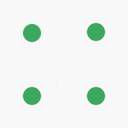
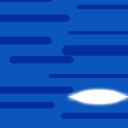
Comparing the layer stacks of the two 128 × 128 images. Changes:
removed layer "Ellipse 1 copy 9" over (23, 24, 41, 42)
removed layer "Ellipse 1 copy 8" over (87, 23, 105, 41)
removed layer "Ellipse 1 copy 7" over (87, 87, 105, 105)
removed layer "Ellipse 1 copy 6" over (23, 87, 41, 105)
added layer "Shape 11" (soft light, 69%) above "Shape 13" over (0, 0, 128, 119)
added layer "Shape 13" above "Layer 0" over (68, 91, 128, 103)
painted on "Layer 0" over (0, 0, 128, 128)
